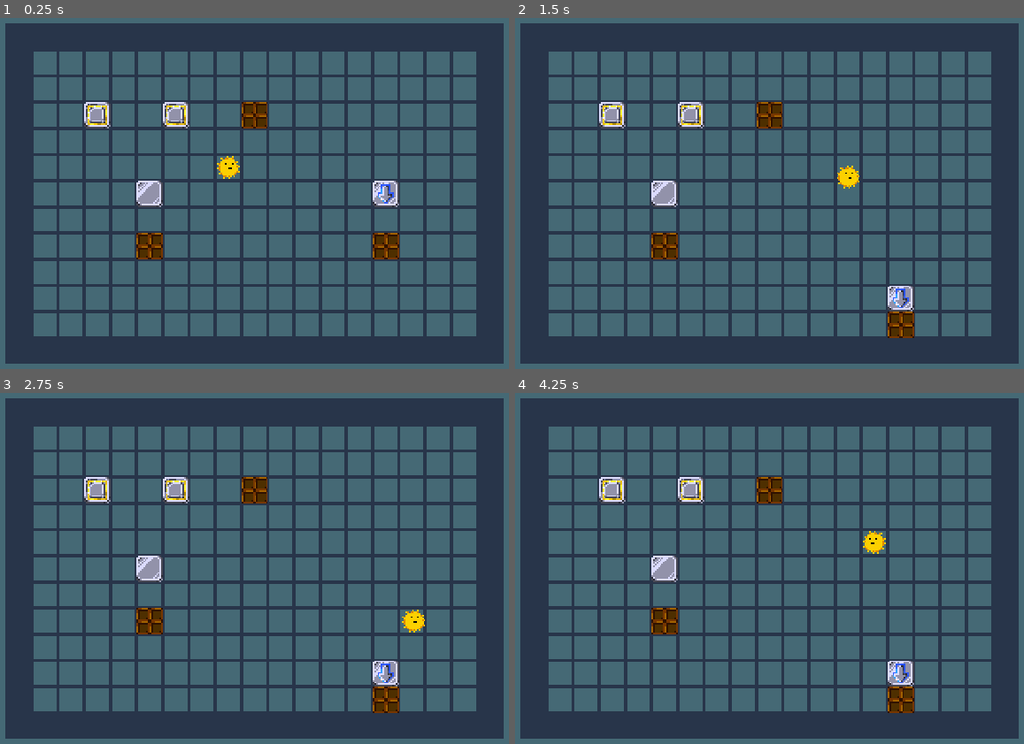
Above: before the commit, frames 1-4 (two rows, left to right).
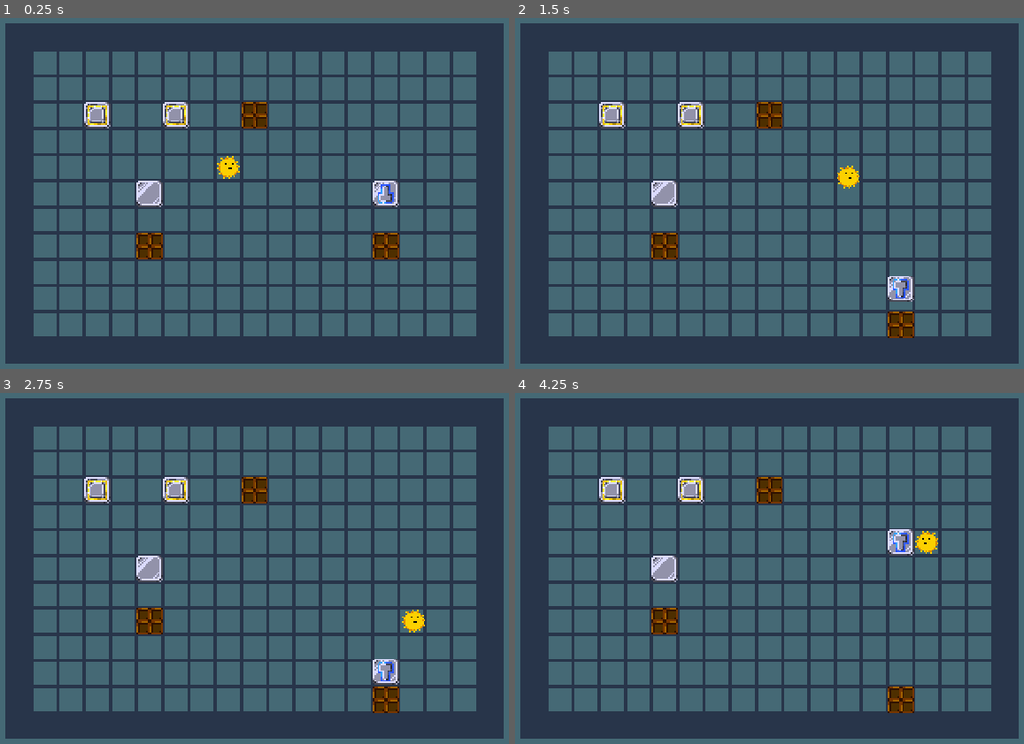
Above: after the commit, the same moments.

Repository: UnstableStrafe/LinkCube
Game: Godot game, scene res://test/test2.tscn
The game is run twice, just before and just after one commit, with the same random seed, the same clock (stepped at 60 frames per second) and the same inputs. This scene is started directly instead of the project's main scene.
Inputs:
- Up to frame 1 (0.25 s): no input
- Up to frame 2 (1.5 s): tap Enter at 0.5 s; hold D (move_right) 0.53-1.28 s; hold Z (undo) 0.53-1.28 s; hold S (move_down) from 1.28 s (still down); tap Space (next_level) at 1.35 s
- Up to frame 3 (2.75 s): tap Z (undo) at 1.55 s; release S (move_down) at 2.03 s; hold D (move_right) from 2.03 s (still down); hold Z (undo) from 2.03 s (still down)
- Up to frame 4 (4.25 s): release D (move_right) at 2.78 s; release Z (undo) at 2.78 s; hold W (move_up) 2.78-3.53 s; tap Z (undo) at 2.85, 3.8 s; hold A (move_left) from 3.53 s (still down); hold Space (next_level) from 3.53 s (still down)

The runs differ from the first frame. In frame 1, less than 0.1% of the frame differs, in the area x 74-78%, y 51-53%; in frame 2, 0.4%; in frame 3, 0.3%; in frame 4, 1.1%, in the area x 68-84%, y 38-84%.

Commit message:
More robust undo system

Diff:
--- a/cubes/auto/auto_cube.tscn
+++ b/cubes/auto/auto_cube.tscn
@@ -11,7 +11,10 @@
 auto_type = 0
 pushable = false
 
-[node name="Sprite2D" parent="." index="0"]
+[node name="StateTracker" parent="." index="0"]
+tracked_properties = Array[NodePath]([NodePath("..:global_position"), NodePath("..:mov_dir")])
+
+[node name="Sprite2D" parent="." index="1"]
 texture = ExtResource("2_j8s6a")
 
 [node name="ArrowSprite" type="Sprite2D" parent="Sprite2D" index="1"]
--- a/cubes/cube.tscn
+++ b/cubes/cube.tscn
@@ -1,13 +1,18 @@
-[gd_scene load_steps=4 format=3 uid="uid://bki152wctd7mg"]
+[gd_scene load_steps=5 format=3 uid="uid://bki152wctd7mg"]
 
 [ext_resource type="Script" path="res://cubes/cube.gd" id="1_jafsn"]
+[ext_resource type="Script" path="res://resources/state_tracker.gd" id="3_343nv"]
 [ext_resource type="Texture2D" uid="uid://dsv73c13uxhqd" path="res://cubes/victory_crown.png" id="3_r12mc"]
 
 [sub_resource type="RectangleShape2D" id="RectangleShape2D_h7oxp"]
 size = Vector2(16, 16)
 
-[node name="Cube" type="Node2D" groups=["track_state"]]
+[node name="Cube" type="Node2D"]
 script = ExtResource("1_jafsn")
+
+[node name="StateTracker" type="Node" parent="."]
+script = ExtResource("3_343nv")
+tracked_properties = Array[NodePath]([NodePath("..:global_position")])
 
 [node name="Sprite2D" type="Sprite2D" parent="."]
 
--- a/levels/level_framework.tscn
+++ b/levels/level_framework.tscn
@@ -9,7 +9,7 @@
 [node name="Level" type="Node2D"]
 script = ExtResource("1_e1tw1")
 
-[node name="undo_manager" type="Node" parent="." node_paths=PackedStringArray("player")]
+[node name="UndoManager" type="Node" parent="." node_paths=PackedStringArray("player")]
 script = ExtResource("2_s8lla")
 player = NodePath("../Player")
 
@@ -39,3 +39,5 @@
 [node name="Player" parent="." instance=ExtResource("3_j5vv5")]
 unique_name_in_owner = true
 position = Vector2(216, 121)
+
+[connection signal="ready" from="." to="UndoManager" method="_on_tree_ready"]
--- a/player/player.tscn
+++ b/player/player.tscn
@@ -1,13 +1,18 @@
-[gd_scene load_steps=4 format=3 uid="uid://bu03m6i3nfgh3"]
+[gd_scene load_steps=5 format=3 uid="uid://bu03m6i3nfgh3"]
 
 [ext_resource type="Script" path="res://player/player.gd" id="1_relkq"]
 [ext_resource type="Texture2D" uid="uid://b4ro71g17iop6" path="res://player/player_sprite.png" id="2_cglvd"]
+[ext_resource type="Script" path="res://resources/state_tracker.gd" id="2_ynqji"]
 
 [sub_resource type="RectangleShape2D" id="RectangleShape2D_jlyv5"]
 size = Vector2(16, 16)
 
 [node name="Player" type="Node2D" groups=["track_state"]]
 script = ExtResource("1_relkq")
+
+[node name="StateTracker" type="Node" parent="."]
+script = ExtResource("2_ynqji")
+tracked_properties = Array[NodePath]([NodePath("..:global_position"), NodePath("../Sprite2D:flip_h")])
 
 [node name="Sprite2D" type="Sprite2D" parent="."]
 texture = ExtResource("2_cglvd")
--- /dev/null
+++ b/resources/state_tracker.gd
@@ -0,0 +1,41 @@
+class_name StateTracker
+extends Node
+
+@export var tracked_properties: Array[NodePath] = []
+
+const GROUP = "state_trackers"
+
+func _ready() -> void:
+	add_to_group(GROUP)
+
+func save_states() -> Dictionary:
+	var state := {}
+
+	for property_path in tracked_properties:
+		state[property_path] = _resolve_nodepath(property_path)
+
+	return state
+
+## Returns the value a given nodepath points to
+func _resolve_nodepath(nodepath: NodePath) -> Variant:
+	var node_component := NodePath(nodepath.get_concatenated_names())
+	var node := get_node(node_component)
+
+	if not is_instance_valid(node): return null
+
+	var subname_component := NodePath(nodepath.get_concatenated_subnames())
+	return node.get_indexed(subname_component)
+
+func restore_state(state: Dictionary) -> void:
+	for property_path in state:
+		_set_nodepath(property_path, state[property_path])
+
+## Sets the property of a nodepath
+func _set_nodepath(nodepath: NodePath, what: Variant) -> void:
+	var node_component := NodePath(nodepath.get_concatenated_names())
+	var node := get_node(node_component)
+
+	if not is_instance_valid(node): return
+
+	var subname_component := NodePath(nodepath.get_concatenated_subnames())
+	node.set_indexed(subname_component, what)
--- a/resources/undo_manager.gd
+++ b/resources/undo_manager.gd
@@ -2,25 +2,22 @@
 
 @export var player: Player
 
-var action_list: Array[Dictionary] = []
+var states: Array[Dictionary] = []
 
 func _ready():
 	player.did_action.connect(_on_player_did_action)
+
+# Can't do this in ready because the StateTrackers won't necessarily be in the group yet.
+# If this is linked to a common ancestor's ready signal then it will fire when
+# everything is ready and nodes have been added to groups
+func _on_tree_ready() -> void:
+	# Save all initial states
 	save_states()
-
-func save_states() -> void:
-	var positions := {}
-	for node in get_tree().get_nodes_in_group("track_state"):
-		positions[node] = node.global_position
-	action_list.append(positions)
 
 func _unhandled_input(event: InputEvent) -> void:
 	if event.is_action_pressed("undo"):
-		if player.input_lock:
-			return
-		if action_list.size() <= 1:
-			print("no actions")
-			return
+		if player.input_lock: return
+		if states.size() <= 1: return
 
 		undo_action()
 
@@ -30,9 +27,16 @@
 func _on_player_did_action():
 	save_states()
 
+func save_states() -> void:
+	var snapshot := {}
+	for state_tracker in get_tree().get_nodes_in_group(StateTracker.GROUP):
+		snapshot[state_tracker] = state_tracker.save_states()
+
+	states.append(snapshot)
+
 func undo_action() -> void:
-	action_list.pop_back()  # Remove the current state
-	var positions: Dictionary = action_list[-1]  # Restore previous state
+	states.pop_back()  # Remove the current state
+	var snapshot := states[-1]  # Get previous state
 
-	for node in positions.keys():
-		node.global_position = positions[node]
+	for state_tracker in snapshot.keys():
+		state_tracker.restore_state(snapshot[state_tracker])
--- a/test/test2.tscn
+++ b/test/test2.tscn
@@ -28,6 +28,7 @@
 
 [node name="AutoCube" parent="." index="8" instance=ExtResource("4_fn58a")]
 position = Vector2(312, 136)
+auto_type = 1
 
 [node name="RotatedLinkedCube" parent="." index="9" instance=ExtResource("5_s60n6")]
 position = Vector2(136, 88)
